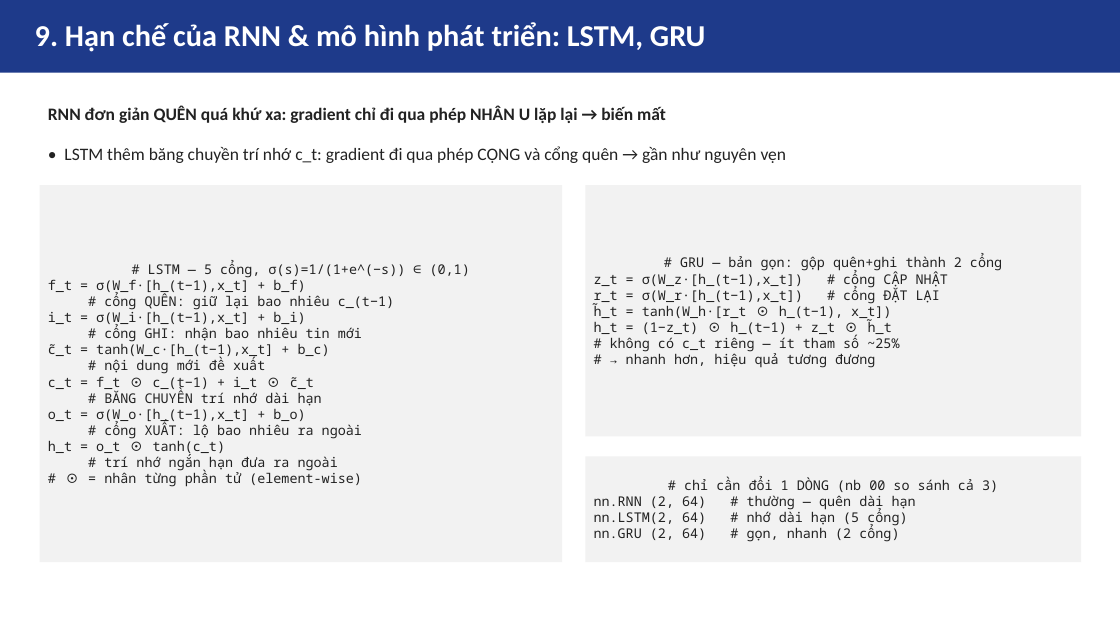
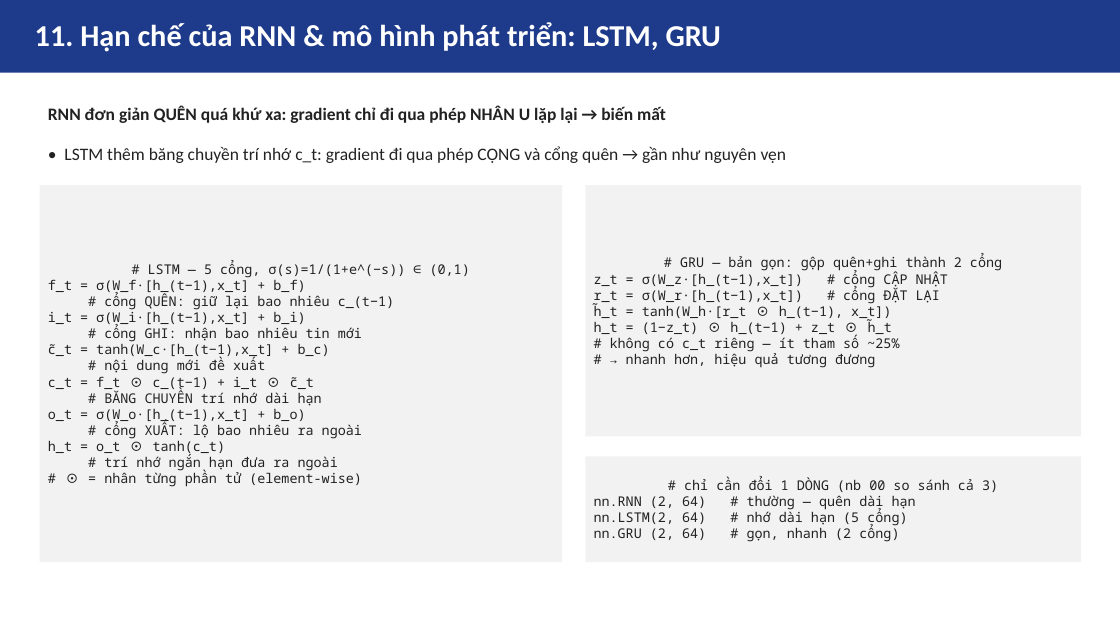
Before and after one commit to lucnguyen1375/HTTM-Presentation, a slide deck: slide 11 of asm06/slides/rnn.pptx (slide 9 before the commit). Drawn at 1120x630 pixels with LibreOffice and Linux fonts; fonts in the diff are those of the drawing. Boxes give left, top, right and bottom in pixels: in the first picture for what was removed or moved away, otherwise in the second. Text is boxed around its words. In the diff, an @@ line names an element or a change of style, - is before the commit and + after.

```diff
--- a/asm06/slides/rnn.pptx
+++ b/asm06/slides/rnn.pptx
@@ text at (35, 22, 721, 52): text changed @@
-9. Hạn chế của RNN & mô hình phát triển: LSTM, GRU
+11. Hạn chế của RNN & mô hình phát triển: LSTM, GRU
```
Also in this commit, not shown: 6 other slides changed, 2 slides added, 1 other file.
